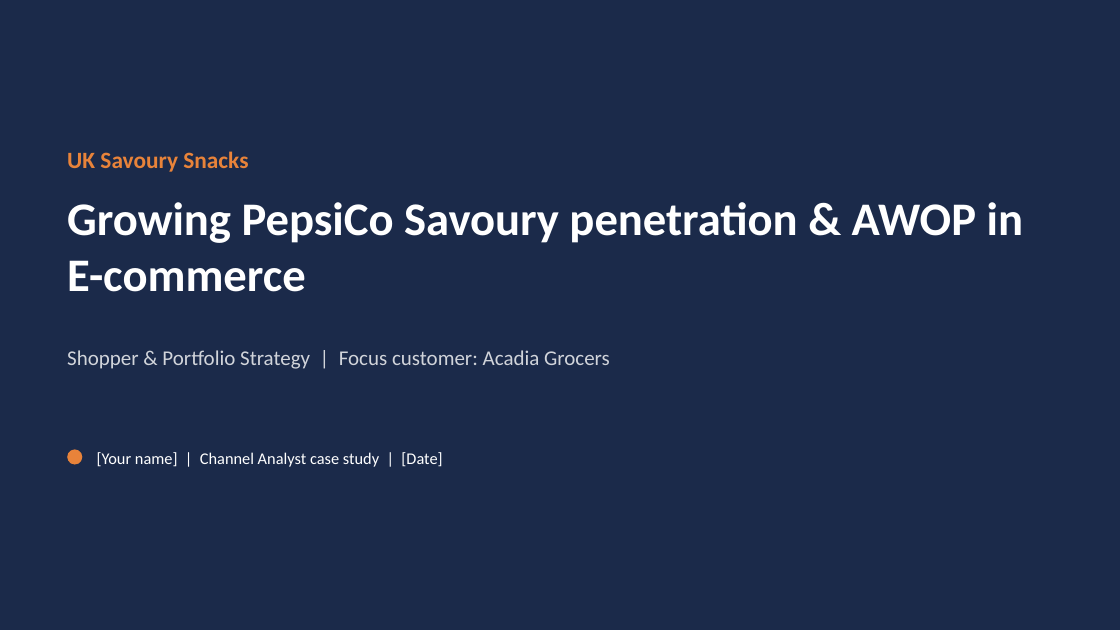
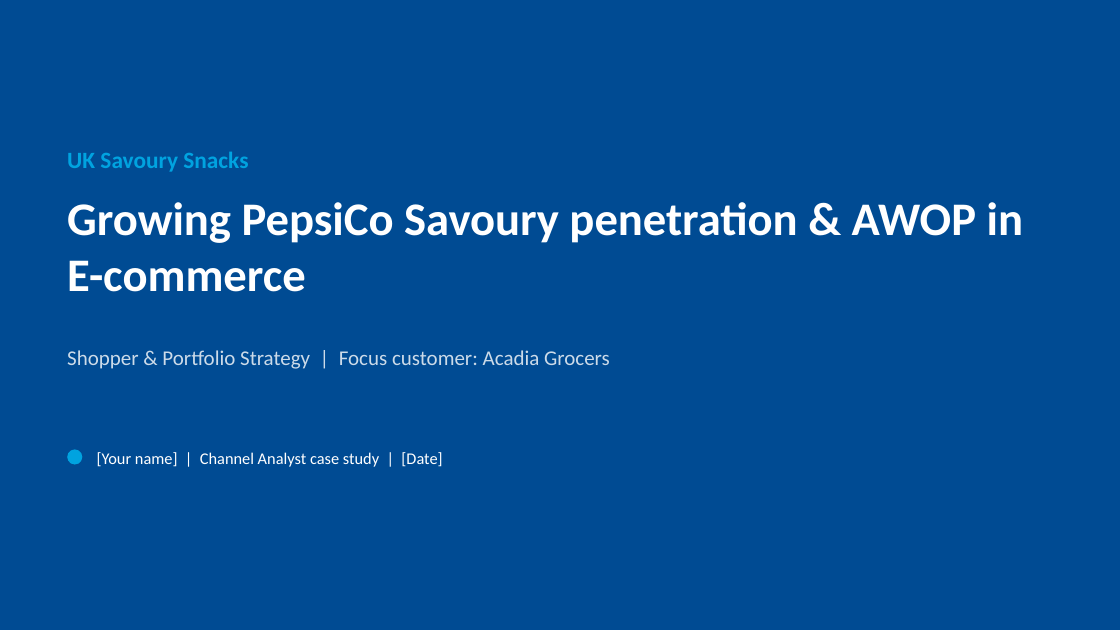
Before and after one commit to harshjunekumar/test-sample, a slide deck: slide 1 of case_study/PepsiCo_Savoury_Case_Study_Deck.pptx. Drawn at 1120x630 pixels with LibreOffice and Linux fonts; fonts in the diff are those of the drawing. Boxes give left, top, right and bottom in pixels: in the first picture for what was removed or moved away, otherwise in the second. Text is boxed around its words. In the diff, an @@ line names an element or a change of style, - is before the commit and + after.

```diff
--- a/case_study/PepsiCo_Savoury_Case_Study_Deck.pptx
+++ b/case_study/PepsiCo_Savoury_Case_Study_Deck.pptx
@@ background #1B2A4A to #004B93 @@
@@ text "UK Savoury Snacks" at [67, 152, 248, 172]: text colour #E8833A to #00A3E0 @@
@@ ellipse at [67, 450, 82, 465]: fill #E8833A to #00A3E0 @@
```
Also in this commit, not shown: 10 other slides changed, 3 other files.
